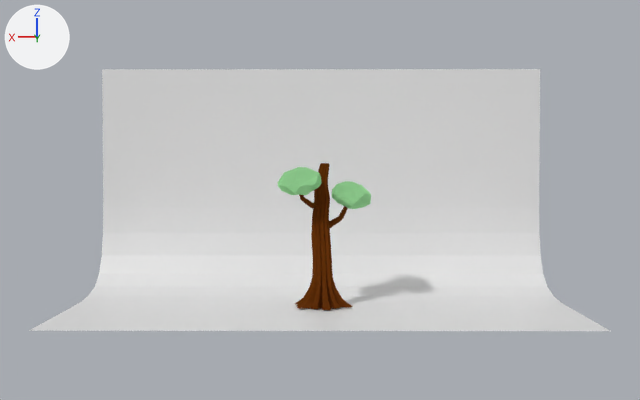
The Blender file Blender/Arvore 1.blend as it was, and as the next commit left it.
Before and after are seen from a 50 mm camera at (-0.6, 104.1, 16.7) aimed at (0.0, 0.1, 13.1). The axes (+X, +Y, +Z) are drawn at upper left. The lights are the same throughout.
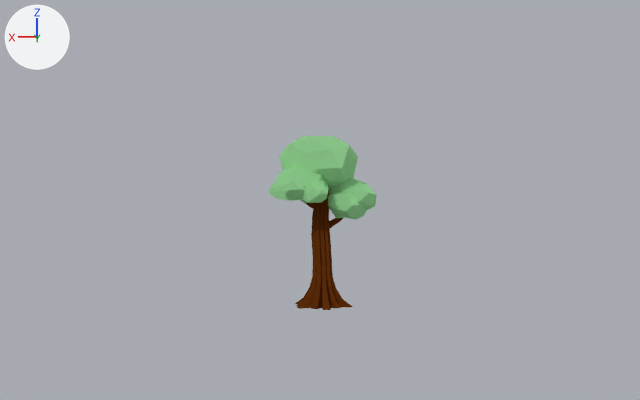
What differs and where, as boxes (x1, y1, x2, y2) in the pictures (640 x 400 px):
'Plane', deleted
    before: (29, 69, 610, 331)
'Icosphere.005', added
    after: (279, 136, 358, 188)
'Icosphere.001', rescaled (23% wider, 17% taller)
    before: (332, 181, 371, 209)
    after: (329, 178, 377, 211)
'Icosphere', rescaled
    before: (278, 167, 322, 195)
    after: (275, 166, 324, 187)
'Icosphere.004', added
    after: (328, 192, 366, 220)
'Icosphere.002', added
    after: (269, 175, 305, 201)
'Icosphere.003', added
    after: (298, 179, 329, 203)

The change, as a diff of the scene's bpy script:
```diff
--- a/Blender/Arvore 1.blend.py
+++ b/Blender/Arvore 1.blend.py
@@ me_icosphere_008 @@
+me_icosphere_008.from_pydata(...)  # 42 vertices, 80 faces; spans x -0.94..0.94, y -0.7..0.93, z -0.74..0.72
+me_icosphere_008.materials.append(mat_material_001)
@@ ob_plane @@
-ob_plane = bpy.data.objects.new('Plane', me_plane)
-ob_plane.location = (0.0, 0.0, 0.43)
-ob_plane.scale = (29.3, 15.3, 15.3)
-_m = ob_plane.modifiers.new('Subsurf', 'SUBSURF')
-_m.levels = 5
@@ ob_icosphere_001 @@
 ob_icosphere_001.rotation_euler = (-3.061, -0.232, -5.63)  # degrees (-175, -13, -323)
-ob_icosphere_001.scale = (2.32, 2.32, 2.32)
+ob_icosphere_001.scale = (2.92, 2.92, 2.92)
 _m = ob_icosphere_001.modifiers.new('Subsurf', 'SUBSURF')
@@ ob_icosphere @@
 ob_icosphere.rotation_euler = (0.0, 0.0, -1.136)  # degrees (0, 0, -65)
-ob_icosphere.scale = (2.41, 2.41, 2.41)
+ob_icosphere.scale = (2.78, 2.78, 2.78)
 _m = ob_icosphere.modifiers.new('Subsurf', 'SUBSURF')
@@ ob_icosphere_002 @@
+ob_icosphere_002 = bpy.data.objects.new('Icosphere.002', me_icosphere.copy())  # the mesh of ob_icosphere
+ob_icosphere_002.location = (3.37, 2.28, 14.59)
+ob_icosphere_002.rotation_euler = (0.0, 0.0, -2.115)  # degrees (0, 0, -121)
+ob_icosphere_002.scale = (2.3, 2.3, 2.3)
+_m = ob_icosphere_002.modifiers.new('Subsurf', 'SUBSURF')
+_m.levels = 0
+_m.render_levels = 0
@@ ob_icosphere_003 @@
+ob_icosphere_003 = bpy.data.objects.new('Icosphere.003', me_icosphere.copy())  # the mesh of ob_icosphere
+ob_icosphere_003.location = (1.27, 1.85, 14.82)
+ob_icosphere_003.rotation_euler = (2.639, -0.0306, 0.484)  # degrees (151, -1.8, 28)
+ob_icosphere_003.scale = (2.42, 2.42, 2.42)
+_m = ob_icosphere_003.modifiers.new('Subsurf', 'SUBSURF')
+_m.levels = 0
+_m.render_levels = 0
@@ ob_icosphere_004 @@
+ob_icosphere_004 = bpy.data.objects.new('Icosphere.004', me_icosphere.copy())  # the mesh of ob_icosphere
+ob_icosphere_004.location = (-3.2, -0.41, 12.48)
+ob_icosphere_004.rotation_euler = (-0.0911, 0.0225, -9.783)  # degrees (-5.2, 1.3, 159)
+ob_icosphere_004.scale = (2.5, 2.5, 2.5)
+_m = ob_icosphere_004.modifiers.new('Subsurf', 'SUBSURF')
+_m.levels = 0
+_m.render_levels = 0
@@ ob_icosphere_005 @@
+ob_icosphere_005 = bpy.data.objects.new('Icosphere.005', me_icosphere_008)
+ob_icosphere_005.location = (0.21, -1.17, 17.6)
+ob_icosphere_005.rotation_euler = (-0.28, 0.0, 0.0)  # degrees (-16, 0, 0)
+ob_icosphere_005.scale = (5.0, 5.0, 5.0)
```
